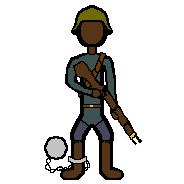
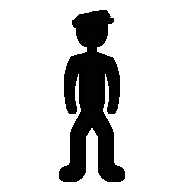
Two versions of the same layered image (184×184). Layer-by-layer changes:
hid "slave soldier #0" over [44, 5, 145, 180]
showed group "european worker" (8 layers) over [59, 10, 125, 182]
added layer "mock worker" in group "european worker" over [59, 10, 125, 182]
